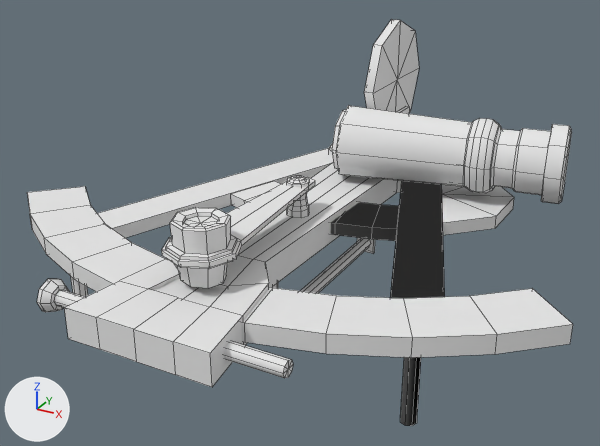
One commit to the OBJ model The Cursed Deep/Assets/Models/Sextant.obj: the scene before it, then after it.
Both versions are drawn from a 50 mm lens placed at (4.99, -9.68, 6.13), pointed at (-0.02, -0.57, 1.58). The lights are fixed; the arrows at lower left show +X, +Y and +Z. Mesh edges are drawn as thin lines. Where no turn or scale is listed for an object, it has been applied to the vertices. Vertices at the same position are counted once.

The first picture shows 'Sextant'.
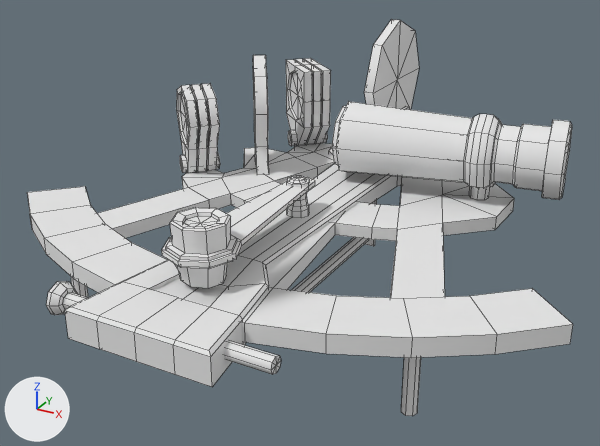
Location of each change, [x1, y1, x2, y2] in pixels of the pictures (600 x 446 px; the box of a moved part takes in the faces that stretch with it):
'Sextant', reshaped: before [27, 19, 573, 426]; after [27, 19, 573, 416]
part 1 of me_sextant, moved or reshaped: before [357, 238, 375, 253]; after [365, 200, 377, 246]
part 2 of me_sextant, added: after [401, 357, 421, 416]
part 3 of me_sextant, added: after [71, 277, 88, 297]
part 4 of me_sextant, moved or reshaped: before [37, 279, 293, 378]; after [46, 281, 281, 374]
part 5 of me_sextant, moved or reshaped: before [332, 105, 572, 204]; after [332, 101, 572, 200]
part 6 of me_sextant, added: after [253, 55, 269, 175]
part 7 of me_sextant, added: after [176, 85, 199, 173]
part 8 of me_sextant, added: after [190, 84, 209, 172]
part 9 of me_sextant, added: after [201, 83, 220, 171]
part 10 of me_sextant, added: after [304, 58, 331, 144]
part 11 of me_sextant, added: after [295, 59, 321, 145]
part 12 of me_sextant, added: after [286, 60, 312, 146]
part 13 of me_sextant, added: after [469, 187, 490, 200]
part 14 of me_sextant, deleted: before [400, 357, 421, 426]
part 15 of me_sextant, built on: before [64, 143, 514, 387]; after [65, 130, 514, 387]

Diff of the bpy script that builds the scene:
```diff
--- a/The Cursed Deep/Assets/Models/Sextant.obj.py
+++ b/The Cursed Deep/Assets/Models/Sextant.obj.py
@@ me_sextant @@
 # used by ob_sextant; location = (0.0, 0.0, 0.0)
-me_sextant.from_pydata(...)  # 748 vertices, 786 faces; spans x -3.86..3.86, y -4.1..3.45, z 0.24..3.84
+me_sextant.from_pydata(...)  # 1277 vertices, 1376 faces; spans x -3.86..3.86, y -4.1..3.45, z 0.37..3.84
+# me_sextant part 1: the loose piece of 20 vertices spanning x -0.15..0.15, y 1.3..1.65, z 0.24..1.38 is moved by (0.0, 0.0, 0.13)
+# me_sextant part 2: the loose piece of 17 vertices spanning x -0.06..0.06, y 1.37..1.48, z 1.3..1.32 is copied, and the copy is scaled about its middle by (1.68, 1.68, 63.1), then moved by (2.38, -3.85, -0.24); it spans x 2.28..2.48, y -2.52..-2.33, z 0.52..1.61
+# me_sextant part 3: the loose piece of 17 vertices spanning x -0.06..0.06, y 1.37..1.48, z 1.3..1.32 is copied, and the copy is scaled about its middle by (1.68, 1.68, 63.1), then moved by (-2.38, -3.85, -0.24); it spans x -2.48..-2.28, y -2.52..-2.33, z 0.52..1.61
+# me_sextant part 4: the loose piece of 42 vertices spanning x -1.55..1.58, y -3.92..-3.51, z 1.37..1.77 is scaled about its middle by (0.911, 1, 1)
+# me_sextant part 5: the loose piece of 154 vertices spanning x -0.24..3.08, y 0.45..2.01, z 1.73..2.85 is moved by (0.0, 0.0, 0.06)
+# me_sextant part 6: a new loose piece of 56 vertices spanning x -2.03..-1.09, y 0.31..1.61, z 1.68..3.41, in mat_initialshadinggroup (white #e7e7e7)
+# me_sextant part 7: a new loose piece of 56 vertices spanning x -2.79..-1.96, y -0.21..0.55, z 1.69..3.03, in mat_initialshadinggroup (white #e7e7e7)
+# me_sextant part 8: a new loose piece of 56 vertices spanning x -2.68..-1.85, y -0.1..0.67, z 1.69..3.03, in mat_initialshadinggroup (white #e7e7e7)
+# me_sextant part 9: a new loose piece of 56 vertices spanning x -2.58..-1.75, y 0.02..0.79, z 1.69..3.03, in mat_initialshadinggroup (white #e7e7e7)
+# me_sextant part 10: a new loose piece of 56 vertices spanning x -1.72..-0.93, y 2.0..2.73, z 1.69..3.02, in mat_initialshadinggroup (white #e7e7e7)
+# me_sextant part 11: a new loose piece of 56 vertices spanning x -1.82..-1.03, y 1.89..2.62, z 1.69..3.02, in mat_initialshadinggroup (white #e7e7e7)
+# me_sextant part 12: a new loose piece of 56 vertices spanning x -1.93..-1.14, y 1.77..2.5, z 1.69..3.02, in mat_initialshadinggroup (white #e7e7e7)
+# me_sextant part 13: a new loose piece of 16 vertices spanning x 1.75..2.03, y 1.14..1.42, z 1.68..1.87, in mat_initialshadinggroup (white #e7e7e7)
+# me_sextant part 14: the loose piece of 18 vertices spanning x 2.28..2.48, y -2.52..-2.33, z 0.39..1.48 is deleted
+# me_sextant part 15: 59 vertices moved from x -1.0..2.35, y -4.1..3.45, z 0.31..1.76 to x -1.0..2.36, y -4.06..3.45, z 0.44..1.76; 24 vertices removed from x -1.98..1.98, y -4.1..2.45, z 1.37..1.69; 147 vertices added at x -2.57..1.98, y -4.1..3.45, z 1.38..1.94
 me_sextant.materials.append(mat_initialshadinggroup)
```
